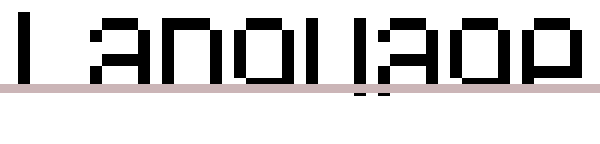
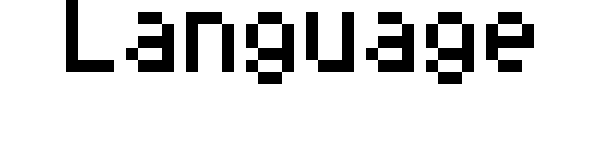
Two versions of the same layered image (600 × 144). Layer-by-layer changes:
painted on "English" over [18, 0, 582, 96]
hid "Sketch", painted on it over [0, 60, 600, 93]
